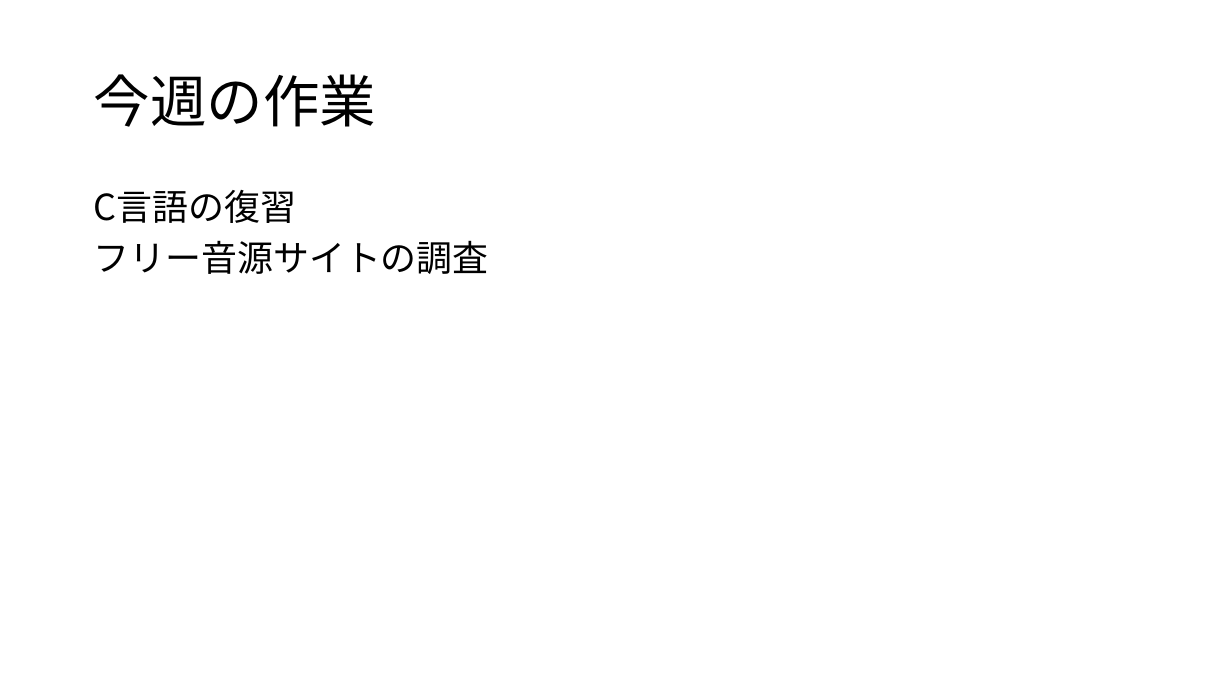
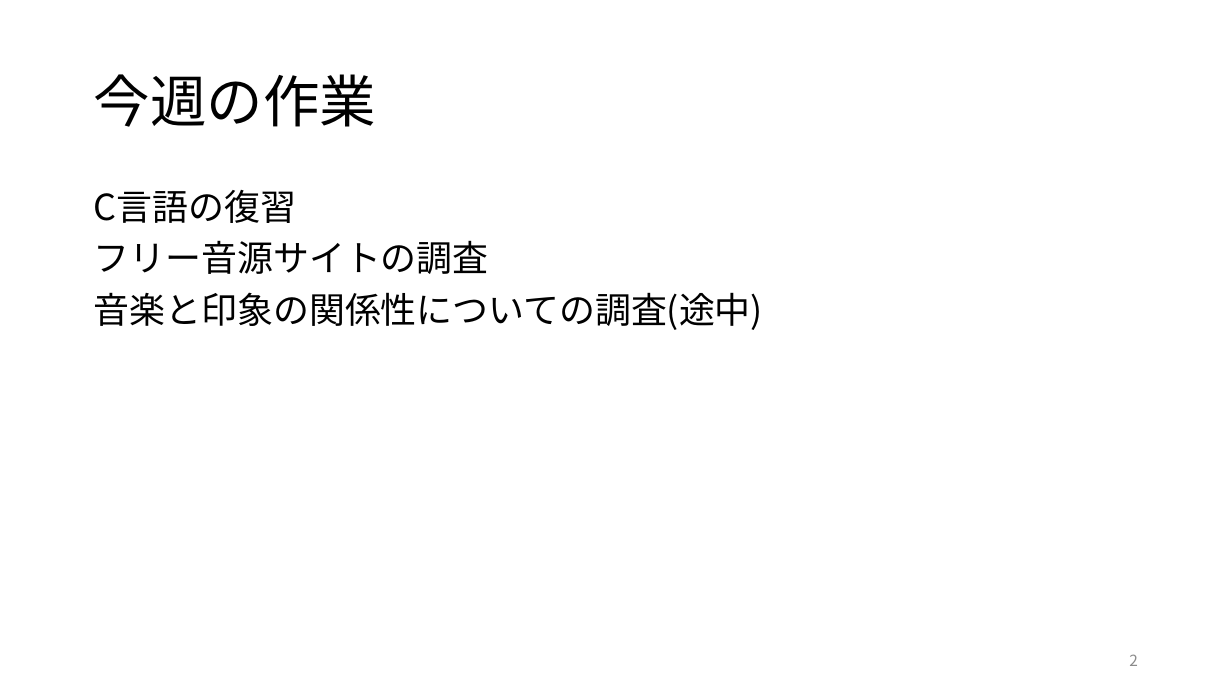
Before and after one commit to kait-takanolab/1821144-yoshii-thesis, a slide deck: slide 2 of 1821144_yoshii_sotsuken.pptx (slide 4 before the commit). Drawn at 1232x693 pixels with LibreOffice and Linux fonts; fonts in the diff are those of the drawing. Boxes give left, top, right and bottom in pixels: in the first picture for what was removed or moved away, otherwise in the second. Text is boxed around its words. In the diff, an @@ line names an element or a change of style, - is before the commit and + after.

```diff
--- a/1821144_yoshii_sotsuken.pptx
+++ b/1821144_yoshii_sotsuken.pptx
@@ text at [94, 292, 763, 330]: paragraph added @@
+音楽と印象の関係性についての調査(途中)
@@ page number added at [1129, 654, 1138, 666], 12 pt, text #8C8C8C @@
+2
```
Also in this commit, not shown: 4 other slides changed.
